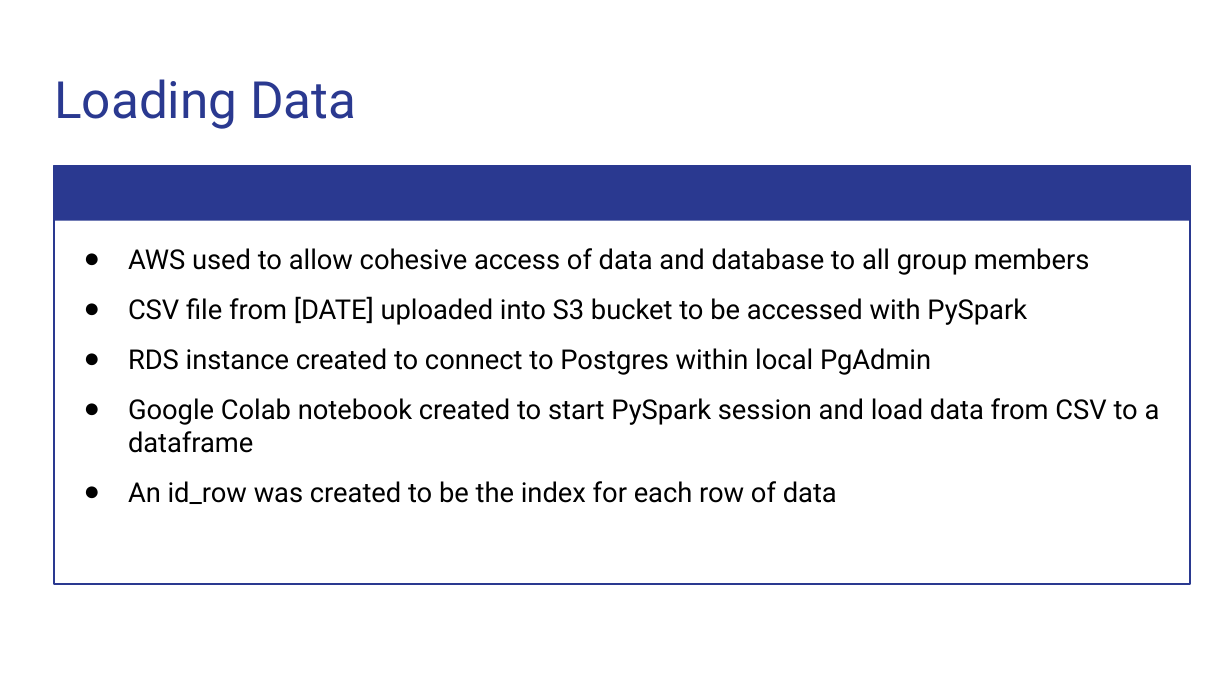
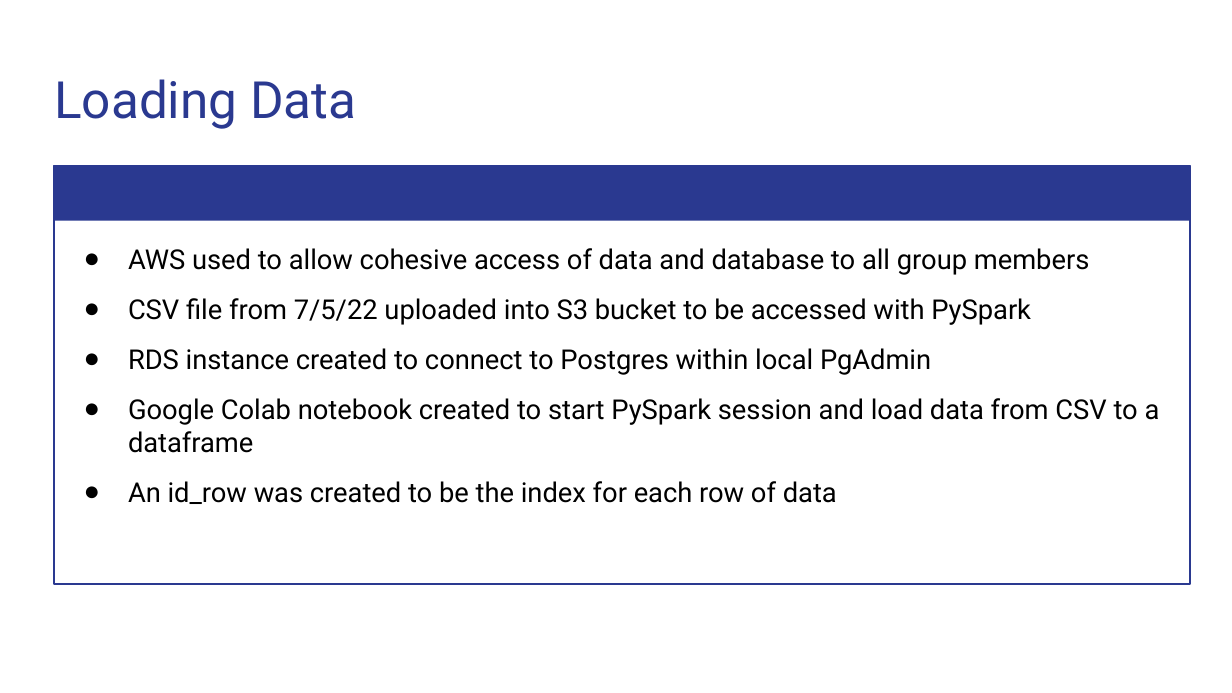
Before and after one commit to Magzzie/COVID-19_Analysis, a slide deck: slide 9 of COVID-19 Analysis.pptx. Drawn at 1232x693 pixels with LibreOffice and Linux fonts; fonts in the diff are those of the drawing. Boxes give left, top, right and bottom in pixels: in the first picture for what was removed or moved away, otherwise in the second. Text is boxed around its words. In the diff, an @@ line names an element or a change of style, - is before the commit and + after.

```diff
--- a/COVID-19 Analysis.pptx
+++ b/COVID-19 Analysis.pptx
@@ text in rectangle at [128, 298, 1031, 325]: text changed @@
-● CSV file from [DATE] uploaded into S3 bucket to be accessed with PySpark
+● CSV file from 7/5/22 uploaded into S3 bucket to be accessed with PySpark
```
Also in this commit, not shown: 4 other slides changed.
